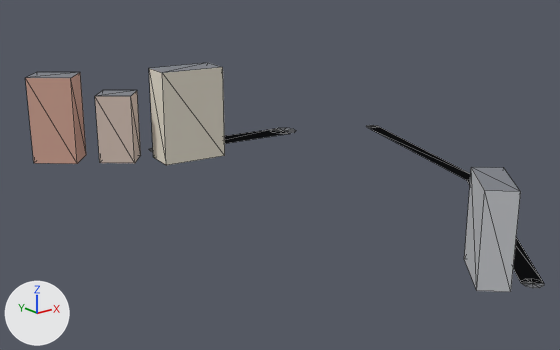
A saved change to the glTF model apps/client/public/cities/moscow_synth/tiles/3_1.glb.
Both versions are drawn from a camera (50 mm lens) standing at (640.0, -657.0, 117.0) and looking at (865.0, -377.0, 5.0). Lighting does not change. The marker at lower left points along +X, +Y and +Z. The first picture is the older version. Mesh edges are drawn as thin lines. Vertices at exactly the same position are counted once.
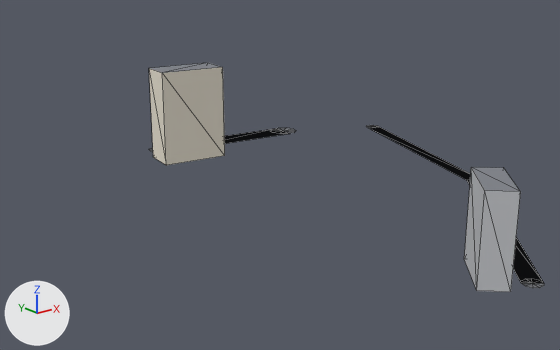
The newer file is also turned or shifted as a whole; pictures and numbers use the older file's frame.

Changed parts and their boxes [x1, y1, x2, y2] in the pictures (560 x 350 px):
'Mesh_0', reshaped (24% narrower): before [26, 63, 544, 292]; after [149, 63, 544, 292]
part 1 of me_mesh_0, deleted: before [95, 90, 141, 163]
part 2 of me_mesh_0, deleted (beige): before [26, 72, 86, 164]

The change, as a diff of the scene's bpy script:
```diff
--- a/apps/client/public/cities/moscow_synth/tiles/3_1.glb.py
+++ b/apps/client/public/cities/moscow_synth/tiles/3_1.glb.py
@@ me_mesh_0 @@
 # used by ob_mesh_0; location = (0.0, 0.0, 0.0)
-me_mesh_0.from_pydata(...)  # 86 vertices, 86 faces; spans x 786.0..989.0, y -522.0..-252.0, z 0.0..49.0
+me_mesh_0.from_pydata(...)  # 70 vertices, 66 faces; spans x 839.0..989.0, y -522.0..-276.0, z 0.0..49.0
+# me_mesh_0 part 1: the loose piece of 8 vertices spanning x 813.0..838.0, y -299.0..-275.0, z 0.0..36.0 is deleted
+# me_mesh_0 part 2: the loose piece of 8 vertices spanning x 786.0..815.0, y -281.0..-252.0, z 0.0..46.0 is deleted
 me_mesh_0.materials.append(mat_road)
```
